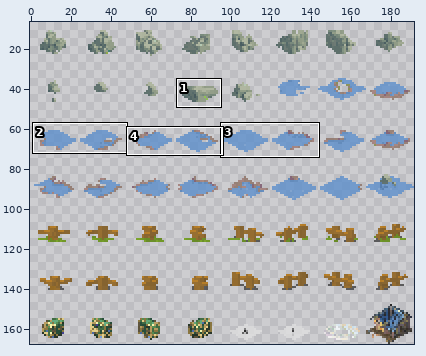
One commit to this sprite sheet: 20170720_1D/Image/MapTool/objSelectTile2.png. Above: a wide view before the commit, with the close-up outlined.
Close-up. Before the edit:
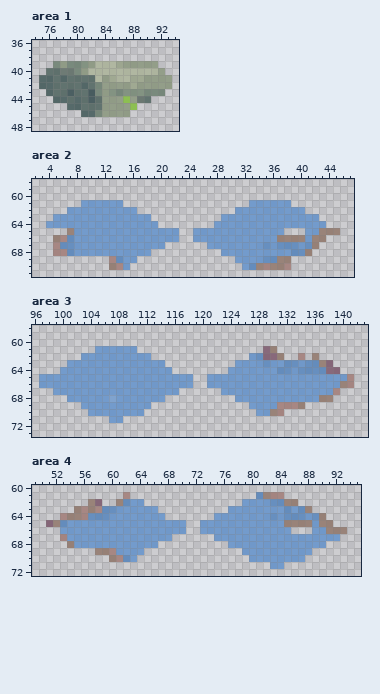
The file is 192x168 pixels. Pixels under 10% opacity are left out. Colours within 5 levels of each other are drawn and written as one. Shown: area 1: x 74..94, y 36..48; area 2: x 2..47, y 58..71; area 3: x 96..143, y 58..73; area 4: x 49..95, y 60..72. The wide view leaves out empty margins. The commit also changed other parts of the picture, which this record leaves out.
The result:
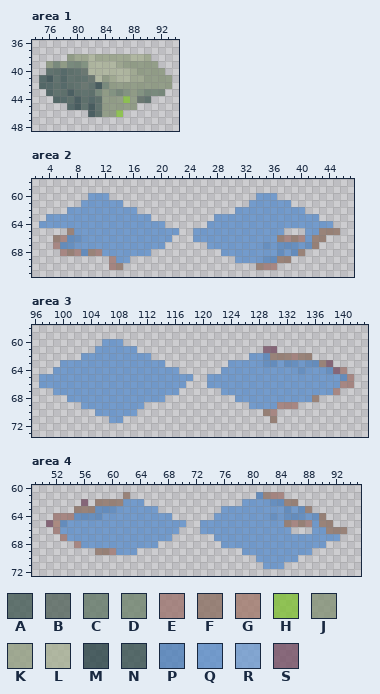
Palette (. is transparent): A #465d57cc  B #56675ecc  C #647968cc  D #71846ecc  E #9e7570cc  F #8c7063cc  G #a27b6dcc  H #81bf36cc  J #849277cc  K #95a083cc  L #a9b195cc  M #2a4346cc  N #385150cc  P #4d7fbbcc  Q #5d8fcbcc  R #719cd1cc  S #775066cc
What changed:
--- area 1
@@ x 74..94 @@
 37 .....................
-38 .....................
-39 ...CJCCDJLLLKJJJJJ...
-40 ..AABBCJLLLLLLLLLLJ..
-41 .NNANAAAALJKLLKKJJJJ.
-42 .NNAAAANACJJJJKJJJJJ.
-43 ..NAAMAAMCJDCDDDCCC..
-44 ...NNANAMAJJJHJBA....
-45 .....NNAAAJJJJH......
-46 .......NNCJJJJ.......
+38 .....JKKLKKKKKLLK....
+39 ..JCJCCDLLLLKJJJJJ...
+40 ..AANAABLLLLLLKJJJJ..
+41 .NMANAAABLJKLLKKJJJJ.
+42 .NNANAABAMCJJJJJJJJJ.
+43 ..NAAMAAACJDCDJDCCC..
+44 ...NNAMANAJJJHJBA....
+45 .....NMAMAJJJJJ......
+46 ........MAJJH........
 47 .....................
--- area 2
@@ x 2..47 @@
 59 ..............................................
-60 ..............................................
+60 ........QQQ.....................QQQ...........
 61 .......QQQQQQ..................QQQQQQ.........
 62 .....QQQQQQQQQQ..............QQQQQQQQQQ.......
-63 ...QQQQQQQQQQQQQQ..........QQQQQQQQQQQQQQ.....
-64 ..QQQQQQQQQQQQQQQQ........QQQQQQQQQQQQQQQQ....
+63 ..QQQQQQQQQQQQQQQ.........QQQQQQQQQQQQQQQ.....
+64 .QQQQQQQQQQQQQQQQQQ......QQQQQQQQQQQQQQQQQQ...
 65 .....FQQQQQQQQQQQQQQQ..QQQQQQQQQQQQQ...QQFFF..
-66 ...FEPQQQQQQQQQQQQQQQ..QQQQQQQQQQQQFFFFQFF....
+66 ...FEPPQQQQQQQQQQQQQ...QQQQQQQQQQQQFEFEQFF....
 67 ...EPPQQQQQQQQQQQQQ......QQQQQQQQPQPPPQPF.....
-68 ...EEPQQQQQQQQQQQ..........QQQQQQQQQQPPF......
-69 ...........EPQQ..............QQQQPPFF.........
-70 ...........FEQ................QPFEFFE.........
+68 ....EFEPFEQQQQQQQ..........QQQQQQQQPQPF.......
+69 ...........EQQ...............QQQQPPFF.........
+70 ...........EF...................FEE...........
 71 ..............................................
--- area 3
@@ x 96..143 @@
 59 ................................................
-60 ................................................
-61 .........QQQQQQ..................SF.............
-62 .......QQQQQQQQQQ..............QPSSF..E.F.......
-63 .....QQQQQQQQQQQQQQ..........QQQQPQQPPQPPFS.....
-64 ....QQQQQQQQQQQQQQQQ........QQQQQQQPPQPPPPSS....
-65 .QQQQQQQQQQQQQQQQQQQQQQ..QQQQQQQQQQQQQQQQQQQQE..
-66 .QQQQQQQQQQQQQQQQQQQQQQ..QQQQQQQQQQQQQQQQQQQFE..
+60 ..........QQQ...................................
+61 .........QQQQQQ..................SS.............
+62 .......QQQQQQQQQQ..............QQPFFFEFF........
+63 ....QQQQQQQQQQQQQQQ.........QQQQQPPQPPQPPFS.....
+64 ...QQQQQQQQQQQQQQQQQQ......QQQQQQQQQQQPQQQPSE...
+65 .QQQQQQQQQQQQQQQQQQQQQQ..QQQQQQQQQQQQQQQQQQQPE..
+66 .QQQQQQQQQQQQQQQQQQQQQ...QQQQQQQQQQQQQQQQQQQEE..
 67 ...QQQQQQQQQQQQQQQQQQ......QQQQQQQQQQQQQQQQE....
-68 .....QQQQQQRQQQQQQQ..........QQQQQQQQQQQQFF.....
-69 .......QQQQQQQQQQ..............QQQQEEEF.........
-70 ........QQQQQQQQ................QQFE............
-71 ...........QQ...................................
+68 .....QQQQQQQQQQQQQQ..........QQQQQQQQQQQF.......
+69 .......QQQQQQQQQ...............QQQQEEE..........
+70 .........QQQQQQ..................FE.............
+71 ...........QQ.....................F.............
 72 ................................................
--- area 4
@@ x 49..95 @@
 60 ...............................................
-61 .............E..................PFEE...........
-62 ........FS..FPQQ..............QQQQPPFF.........
-63 ......FEFEPPQQQQQQ..........QQQQQQQQPQPF.......
-64 ....EFFEPPPQQQQQQQQ.......QQQQQQQQPQPPPQPF.....
-65 ..SFPQQQQQQQQQQQQQQQQQ..QQQQQQQQQQQQFFFFQFF....
-66 ....QQQQQQQQQQQQQQQQQQ..QQQQQQQQQQQQQ...QQFFF..
+61 .............F..................PFEE...........
+62 .......S.FFFFQQQ..............QQQQPPFF.........
+63 ......FFFPPPQQQQQQ.........QQQQQQQQQPQPF.......
+64 ...EEEPPPPQQQQQQQQQQ......QQQQQQQQPQPPPQPF.....
+65 ..SGPQQQQQQQQQQQQQQQQQ..QQQQQQQQQQQQFEFEQFF....
+66 ...EQQQQQQQQQQQQQQQQQ...QQQQQQQQQQQQQ...QQFFF..
 67 ....EQQQQQQQQQQQQQQQ......QQQQQQQQQQQQQQQQQQ...
-68 .....FQQQQQQQQQQQQ..........QQQQQQQQQQQQQQ.....
-69 .........FFEQQQQ..............QQQQQQQQQQ.......
-70 ...........FEPQ................QQQQQQQQ........
-71 ..................................QQ...........
+68 ......EQQQQQQQQQQQ.........QQQQQQQQQQQQQQQ.....
+69 .........FFEQQQ...............QQQQQQQQQQ.......
+70 ................................QQQQQQ.........
+71 .................................QQQ...........
 72 ...............................................
